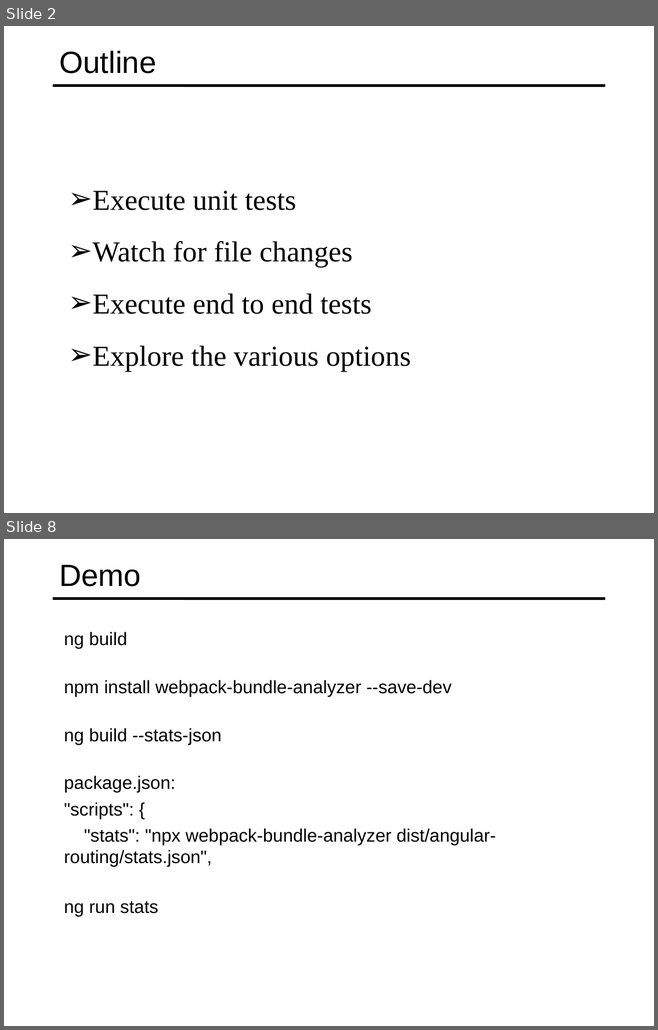
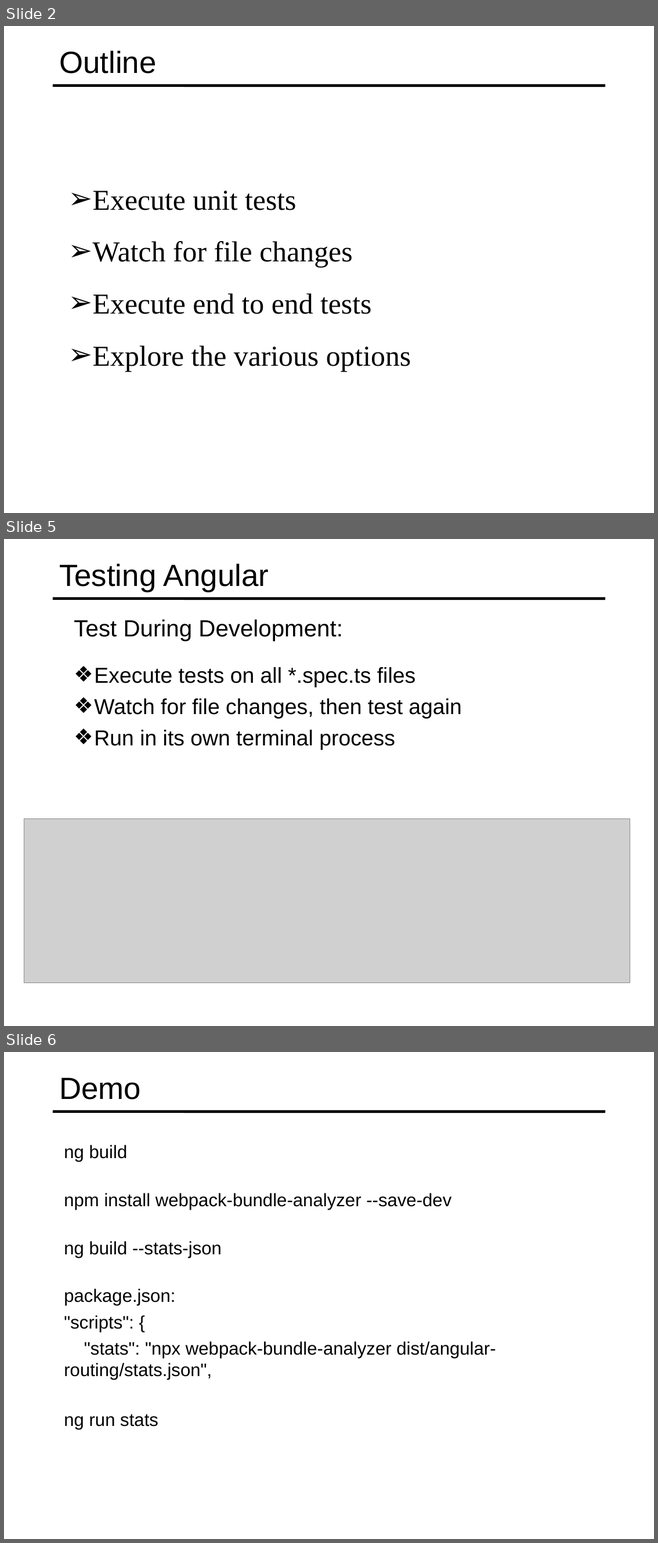
Before and after one commit to specter01wj/Jago_Link_Training, a slide deck: Angular/Angular7/Angular CLI/7.Running Unit and End to End Tests/L7_Running Unit and End to End Tests.ppt. Shown one above the other, each under a label of ours: slides 2 and 8 before the commit, slides 2, 5 and 6 after it; the slides between them are not shown. The pictures are 658x1030 and 658x1543 pixels, drawn with LibreOffice and Linux fonts; fonts in the diff are those of the drawing; grey boxes stand for pictures. Boxes give left, top, right and bottom in pixels: in the first picture for what was removed or moved away, otherwise in the second. Text is boxed around its words. In the diff, an @@ line names an element or a change of style, - is before the commit and + after.

```diff
--- a/Angular/Angular7/Angular CLI/7.Running Unit and End to End Tests/L7_Running Unit and End to End Tests.ppt
+++ b/Angular/Angular7/Angular CLI/7.Running Unit and End to End Tests/L7_Running Unit and End to End Tests.ppt
@@ slide 5 added at (4, 539, 654, 1026), background #FFFFFF; not listed: 1 template element that a slide beside it also shows @@
@@ title added at (59, 563, 268, 592), 34 pt, text #000000 @@
+Testing Angular
@@ text added at (74, 619, 343, 641), 25.9 pt, text #000000 @@
+  Test During Development:
@@ text added at (94, 667, 461, 750), 24 pt, text #000000 @@
+  ❖ Execute tests on all *.spec.ts files
+  ❖ Watch for file changes, then test again
+  ❖ Run in its own terminal process
@@ picture added at (24, 819, 630, 983) @@
@@ what was slide 8 is now slide 6 @@
```
Also in this commit, not shown: 2 slides changed, 2 other slides added, 5 slides removed.
